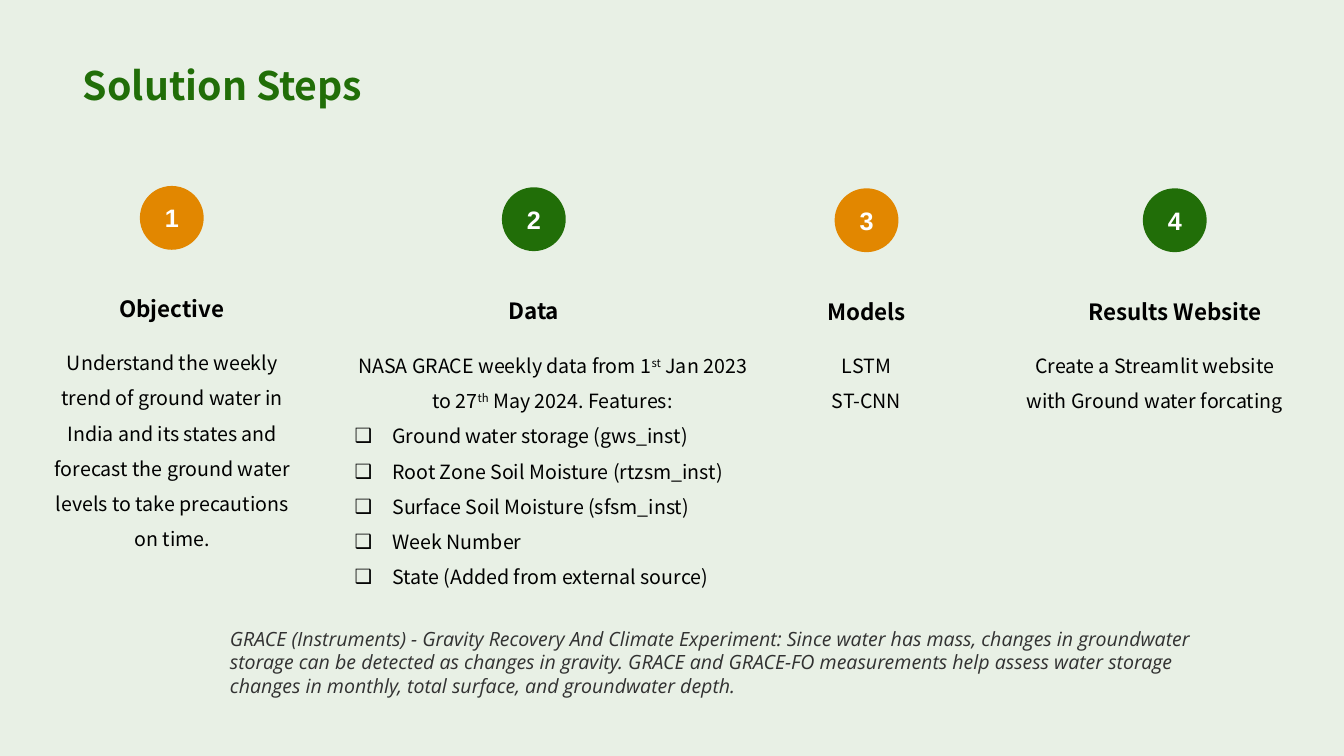
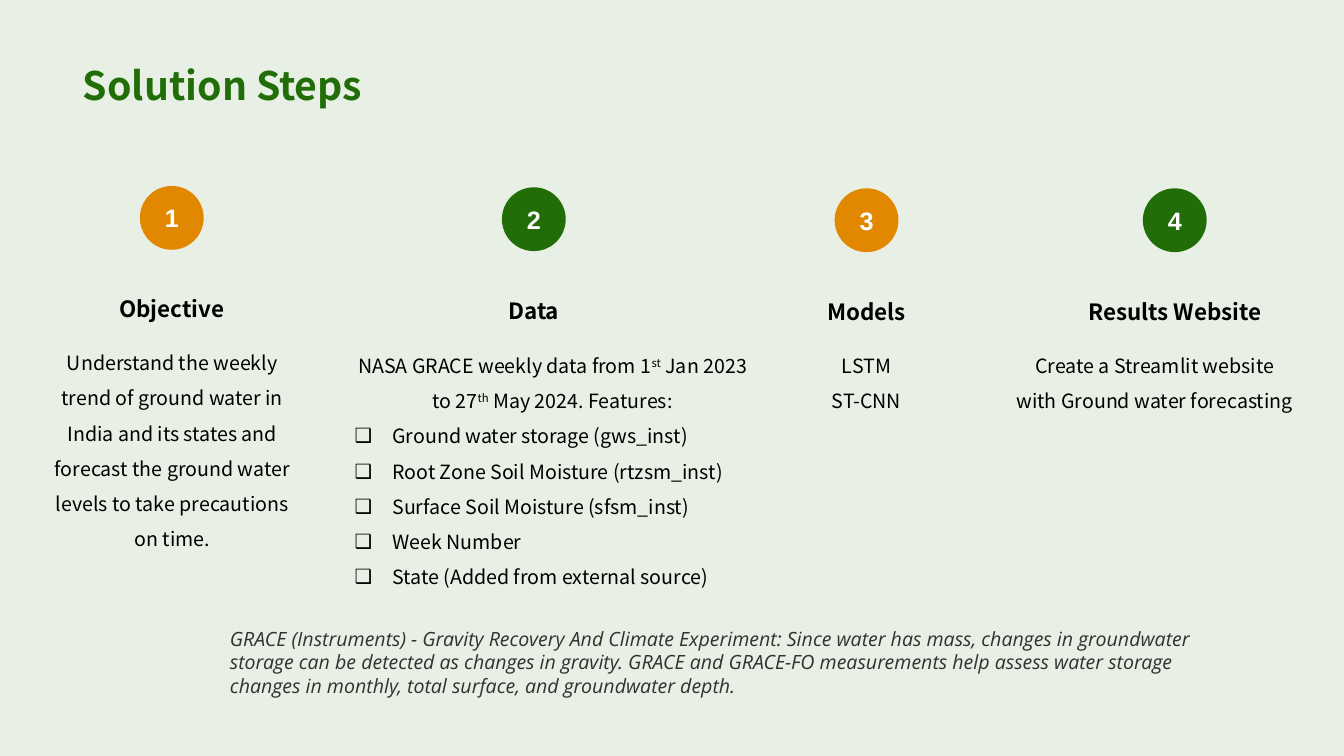
Before and after one commit to adithi21/NASA_Hackathon_2024_Meteoric_Minds, a slide deck: slide 3 of Leveraging Earth Observation Data for Informed Agricultural Decision-Making - Meteoric Minds.pptx. Drawn at 1344x756 pixels with LibreOffice and Linux fonts; fonts in the diff are those of the drawing. Boxes give left, top, right and bottom in pixels: in the first picture for what was removed or moved away, otherwise in the second. Text is boxed around its words. In the diff, an @@ line names an element or a change of style, - is before the commit and + after.

```diff
--- a/Leveraging Earth Observation Data for Informed Agricultural Decision-Making - Meteoric Minds.pptx
+++ b/Leveraging Earth Observation Data for Informed Agricultural Decision-Making - Meteoric Minds.pptx
@@ text at (1016, 357, 1293, 413): text changed @@
-Create a Streamlit website with Ground water forcating
+Create a Streamlit website with Ground water forecasting
```
Also in this commit, not shown: 1 other slide changed, 1 slide added, 4 slides removed, 3 other files.
